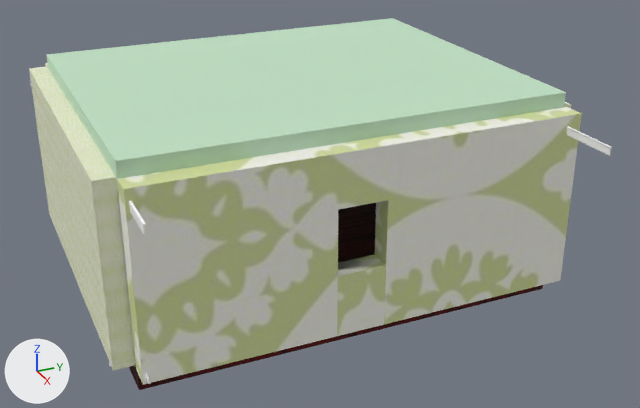
Before and after pictures for a commit that changed the OBJ model main/resources/models/room.obj.
Both versions are drawn from a 50 mm lens placed at (260.0, -57.0, 127.0), pointed at (8.0, 57.0, 1.0). The lights are fixed; the arrows at lower left show +X, +Y and +Z. Where no turn or scale is listed for an object, it has been applied to the vertices. Vertices at the same position are counted once.

The scene before the commit, as lines of its bpy script (objects in view):
```python
me_room = bpy.data.meshes.new('room')
me_room.from_pydata(...)  # 376 vertices, 619 faces; spans x -76.0..82.0, y -26.0..120.0, z -21.0..47.0
# faces by material slot: [12, 12, 528, 67]
me_room.materials.append(mat_lambert6sg)  # light grey #c2e2c5
me_room.materials.append(mat_lambert2sg)  # picture img_wood_jpg
me_room.materials.append(mat_lambert5sg)  # white #ffffff
me_room.materials.append(mat_lambert4sg)  # picture img_wallpaper_jpg
ob_room = bpy.data.objects.new('room', me_room)
ob_room.location = (0.0, 0.0, 0.0)
```
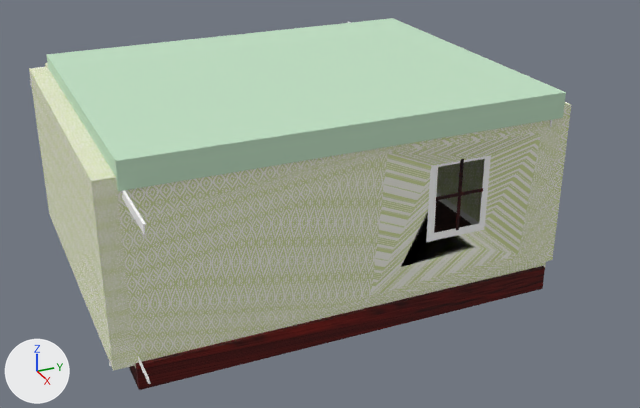
What changed in the scene script:
```text
Add mat_lambert7sg:
    mat_lambert7sg = principled_material('lambert7SG')
    mat_lambert7sg.texture = img_wood_jpg
    mat_lambert7sg.roughness = 1.0
Change me_room:
    used by ob_room; location = (0.0, 0.0, 0.0)
    remove me_room.from_pydata(...)  # 376 vertices, 619 faces; spans x -76.0..82.0, y -26.0..120.0, z -21.0..47.0
    add me_room.from_pydata(...)  # 498 vertices, 818 faces; spans x -86.0..77.0, y -26.0..120.0, z -21.0..47.0
    me_room part 1: the loose piece of 24 vertices spanning x -60.0..82.0, y 112.0..113.0, z 36.0..39.0 is moved by (-26.0, 0.0, 0.0)
    me_room part 2: the loose piece of 24 vertices spanning x 52.0..53.0, y -24.0..118.0, z 36.0..39.0 is copied, and the copy is scaled about its middle by (1, 0.154, 1), then moved by (0.0, 36.0, -8.0); it spans x 52.0..53.0, y 72.0..94.0, z 28.0..31.0
    me_room part 3: the loose piece of 24 vertices spanning x 52.0..53.0, y -26.0..115.0, z -13.0..-11.0 is copied, and the copy is scaled about its middle by (1, 0.154, 1.2), then moved by (0.0, 38.0, 17.0); it spans x 52.0..53.0, y 72.0..94.0, z 4.0..7.0
    me_room part 4: the loose piece of 24 vertices spanning x -17.0..54.0, y 112.0..113.0, z -13.0..-11.0 is copied, and the copy is multiplied about its middle by the matrix ((0.0, 0.382, -0.006), (0.0, -0.006, -0.382), (-0.382, 0.0, 0.0)), then moved by (34.0, -20.0, 29.0); it spans x 52.0..53.0, y 91.0..94.0, z 4.0..31.0
    me_room part 5: the loose piece of 24 vertices spanning x -19.0..-17.0, y 112.0..113.0, z -13.0..26.0 is copied, and the copy is turned -89.1 degrees about the z axis through its middle and scaled by 0.697, then moved by (71.0, -39.0, 11.0); it spans x 52.0..53.0, y 72.0..75.0, z 4.0..31.0
    me_room part 6: the loose piece of 32 vertices spanning x 56.0..63.0, y -19.0..117.0, z -15.0..42.0 is rebuilt with 34 vertices and now spans x 53.0..55.0, y -19.0..117.0, z -15.0..42.0
    me_room part 7: a new loose piece of 24 vertices spanning x 53.0, y 74.0..91.0, z 6.0..30.0, in mat_lambert7sg (picture img_wood_jpg)
    me_room part 8: 10 kept faces spanning x -52.0..56.0, y -19.0..116.0, z -21.0..26.0 get new texture (UV) coordinates
    add me_room.materials.append(mat_lambert7sg)  # picture img_wood_jpg
```

Where the change shows, as pixel boxes (x1, y1, x2, y2) in the pictures (640 x 408 px; the box of a moved part takes in the faces that stretch with it):
'room', reshaped (7% narrower): before (29, 18, 612, 390); after (29, 18, 571, 390)
part 1 of me_room, moved or reshaped: before (567, 126, 612, 156); after (348, 21, 552, 127)
part 2 of me_room, added: after (436, 156, 487, 167)
part 3 of me_room, added: after (428, 223, 484, 242)
part 4 of me_room, added: after (479, 155, 491, 227)
part 5 of me_room, added: after (426, 165, 438, 243)
part 6 of me_room, rebuilt (8% shorter): before (117, 107, 582, 385); after (114, 113, 564, 368)
part 7 of me_room, added: after (436, 159, 483, 230)
part 8 of me_room, surface changed (brown to red): before (131, 203, 543, 388); after (131, 200, 545, 388)
